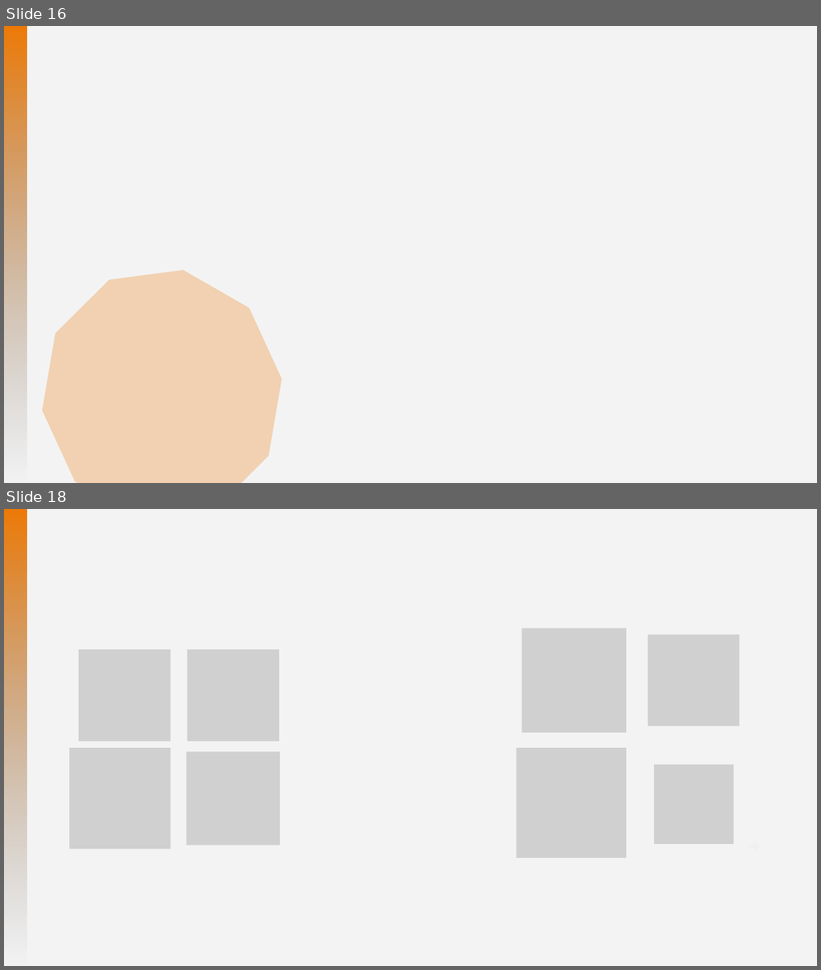
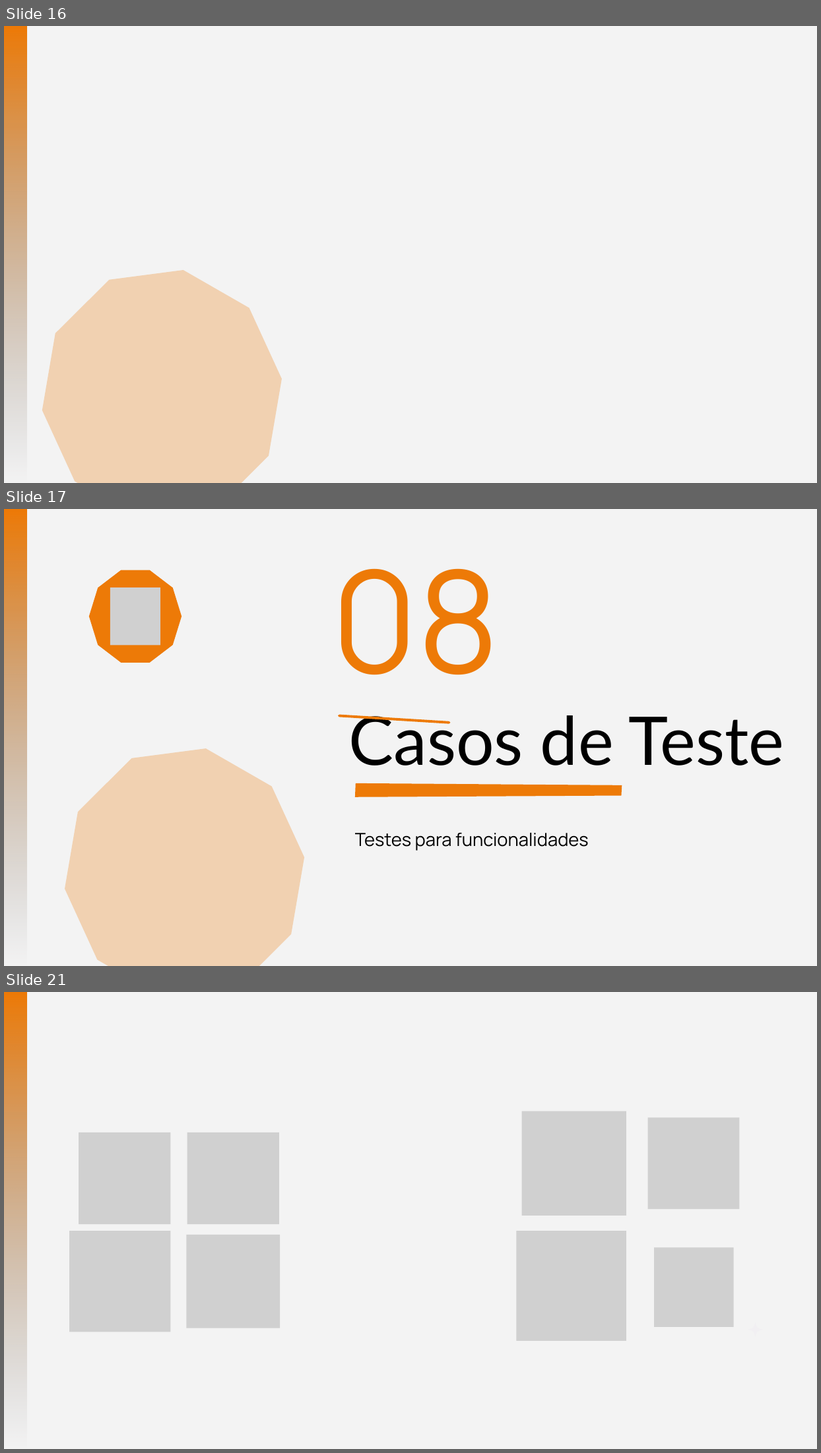
Before and after one commit to JoaoRibeiro-V/ShopUp, a slide deck: documentacao/slides-shopup.pptx. Shown one above the other, each under a label of ours: slides 16 and 18 before the commit, slides 16, 17 and 21 after it; the slides between them are not shown. The pictures are 821x970 and 821x1453 pixels, drawn with LibreOffice and Linux fonts; fonts in the diff are those of the drawing; grey boxes stand for pictures; background and template pictures are left out. Boxes give left, top, right and bottom in pixels: in the first picture for what was removed or moved away, otherwise in the second. Text is boxed around its words. In the diff, an @@ line names an element or a change of style, - is before the commit and + after.

```diff
--- a/documentacao/slides-shopup.pptx
+++ b/documentacao/slides-shopup.pptx
@@ slide 17 added at [4, 509, 817, 966], background #F3F3F3 @@
@@ freeform shape added at [4, 509, 26, 966], fill gradient #ED7A07 to #737373 @@
@@ freeform shape added at [89, 570, 182, 663], fill #ED7A07 @@
@@ picture added at [110, 588, 160, 645] @@
@@ text added at [331, 568, 500, 675], 250 pt, text #ED7A07 @@
+08
@@ line added from (339, 716) to (450, 723), #ED7A07 4.5 pt @@
@@ text added at [349, 715, 785, 766], 119 pt, text #000000 @@
+Casos de Teste
@@ freeform shape added at [49, 738, 320, 966], fill #ED7A07 at 28% opacity @@
@@ freeform shape added at [355, 784, 622, 797], fill #ED7A07 @@
@@ text added at [355, 833, 589, 851], 32 pt, text #000000 @@
+Testes para funcionalidades
@@ what was slide 18 is now slide 21 @@
```
Also in this commit, not shown: 7 slides changed, 2 other slides added.
